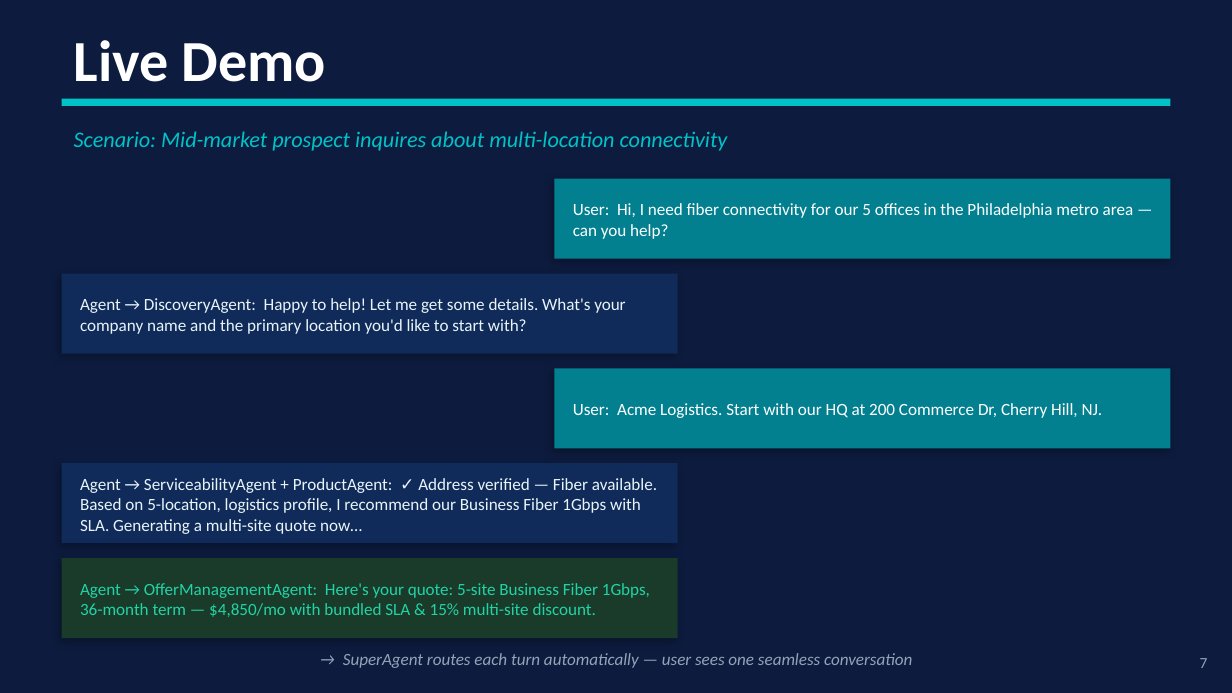
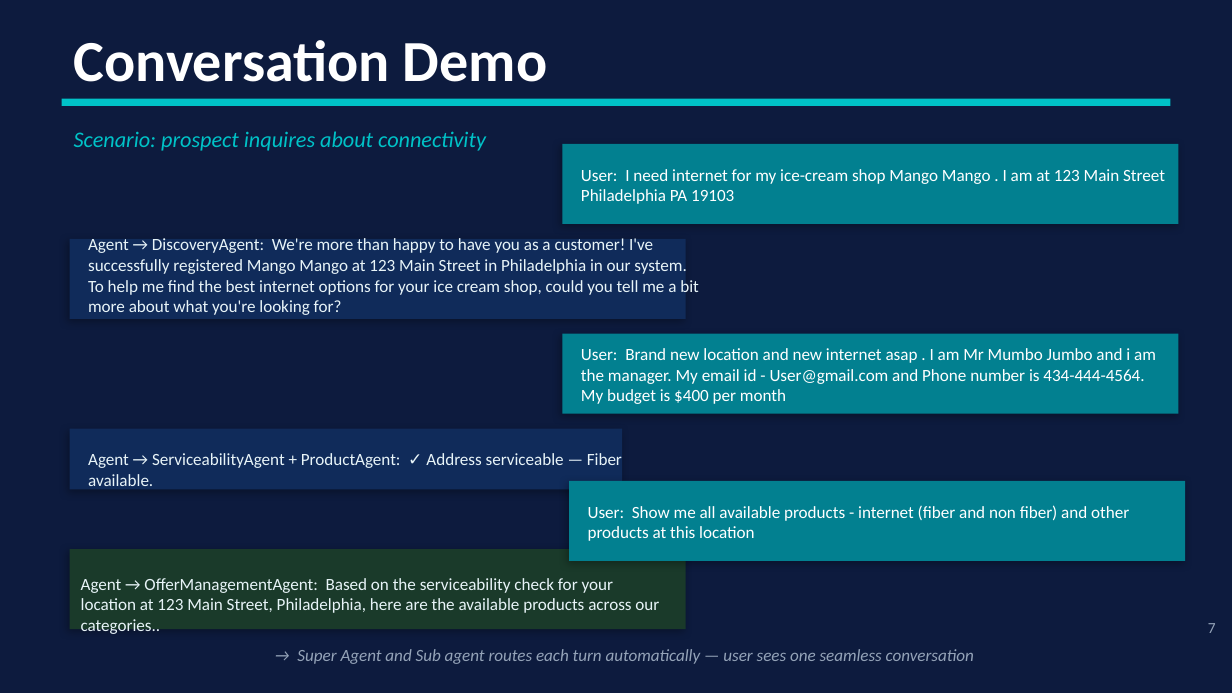
Before and after one commit to sudhamanc/ConversationalSalesAgent, a slide deck: slide 7 of B2B_Sales_Agent_Townhall.pptx. Drawn at 1232x693 pixels with LibreOffice and Linux fonts; fonts in the diff are those of the drawing. Boxes give left, top, right and bottom in pixels: in the first picture for what was removed or moved away, otherwise in the second. Text is boxed around its words. In the diff, an @@ line names an element or a change of style, - is before the commit and + after.

```diff
--- a/B2B_Sales_Agent_Townhall.pptx
+++ b/B2B_Sales_Agent_Townhall.pptx
@@ text at [74, 40, 547, 82]: text changed @@
-Live Demo
+Conversation Demo
@@ text at [74, 131, 486, 151]: text changed @@
-Scenario: Mid-market prospect inquires about multi-location connectivity
+Scenario: prospect inquires about connectivity
@@ text at [581, 169, 1165, 204]: text changed @@
-User: Hi, I need fiber connectivity for our 5 offices in the Philadelphia metro area — can you help?
+User: I need internet for my ice-cream shop Mango Mango . I am at 123 Main Street Philadelphia PA 19103
@@ text at [88, 238, 699, 315]: text changed @@
-Agent → DiscoveryAgent: Happy to help! Let me get some details. What's your company name and the primary location you'd like to start with?
+Agent → DiscoveryAgent: We're more than happy to have you as a customer! I've successfully registered Mango Mango at 123 Main Street in Philadelphia in our system.
+To help me find the best internet options for your ice cream shop, could you tell me a bit more about what you're looking for?
@@ 3 rectangles, 1 text: place and size @@
-3 rectangles, 1 text at [62, 179, 1208, 668]
+3 rectangles, 1 text at [70, 144, 1216, 633]
@@ text at [581, 348, 1156, 404]: text changed @@
-User: Acme Logistics. Start with our HQ at 200 Commerce Dr, Cherry Hill, NJ.
+User: Brand new location and new internet asap . I am Mr Mumbo Jumbo and i am the manager. My email id - User@gmail.com and Phone number is 434-444-4564. My budget is $400 per month
@@ rectangle: place and size @@
-rectangle at [62, 463, 678, 543]
+rectangle at [70, 429, 622, 489]
@@ text at [88, 453, 622, 491]: text changed @@
-Agent → ServiceabilityAgent + ProductAgent: ✓ Address verified — Fiber available. Based on 5-location, logistics profile, I recommend our Business Fiber 1Gbps with SLA. Generating a multi-site quote now…
+Agent → ServiceabilityAgent + ProductAgent: ✓ Address serviceable — Fiber available.
@@ rectangle added at [569, 480, 1185, 561], fill #028090 @@
@@ text added at [588, 505, 1129, 541], 10 pt, text #FFFFFF @@
+User: Show me all available products - internet (fiber and non fiber) and other products at this location
@@ rectangle: place and size @@
-rectangle at [62, 558, 678, 638]
+rectangle at [70, 549, 686, 630]
@@ text at [81, 578, 659, 634]: text changed; text colour #22D3A5 to #E8F4F8 @@
-Agent → OfferManagementAgent: Here's your quote: 5-site Business Fiber 1Gbps, 36-month term — $4,850/mo with bundled SLA & 15% multi-site discount.
+Agent → OfferManagementAgent: Based on the serviceability check for your location at 123 Main Street, Philadelphia, here are the available products across our categories..
@@ text at [297, 649, 974, 664]: text changed @@
-→ SuperAgent routes each turn automatically — user sees one seamless conversation
+→ Super Agent and Sub agent routes each turn automatically — user sees one seamless conversation
```
Also in this commit, not shown: 3 other slides changed.
